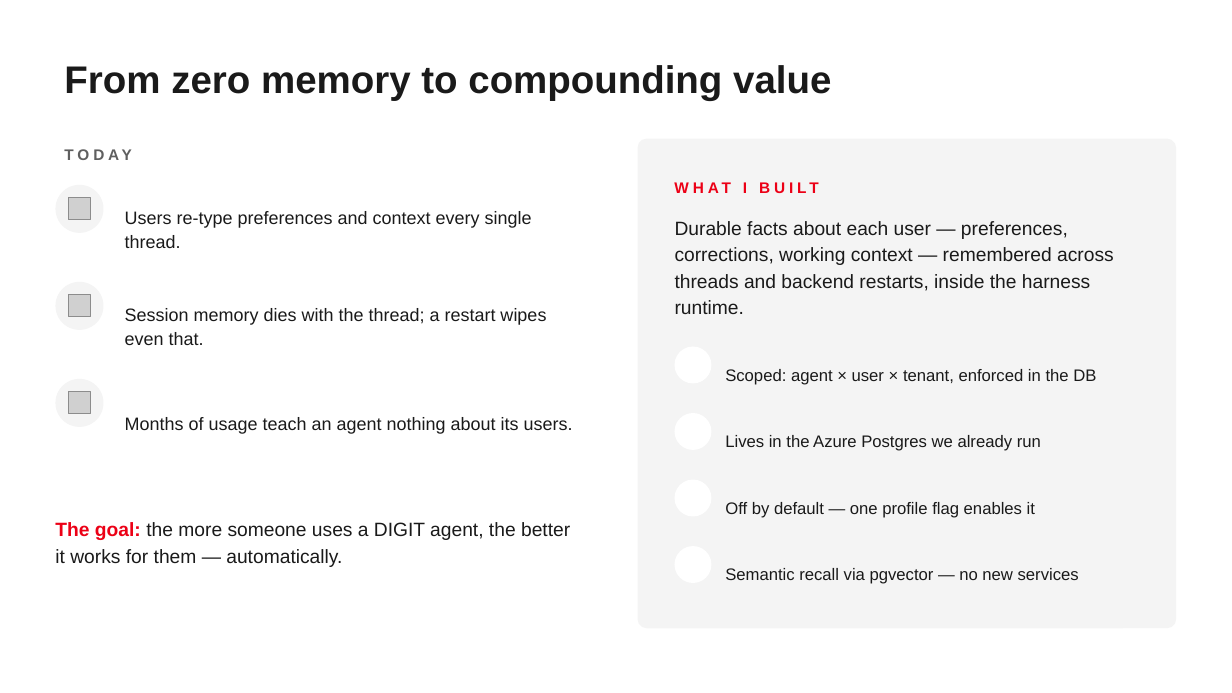
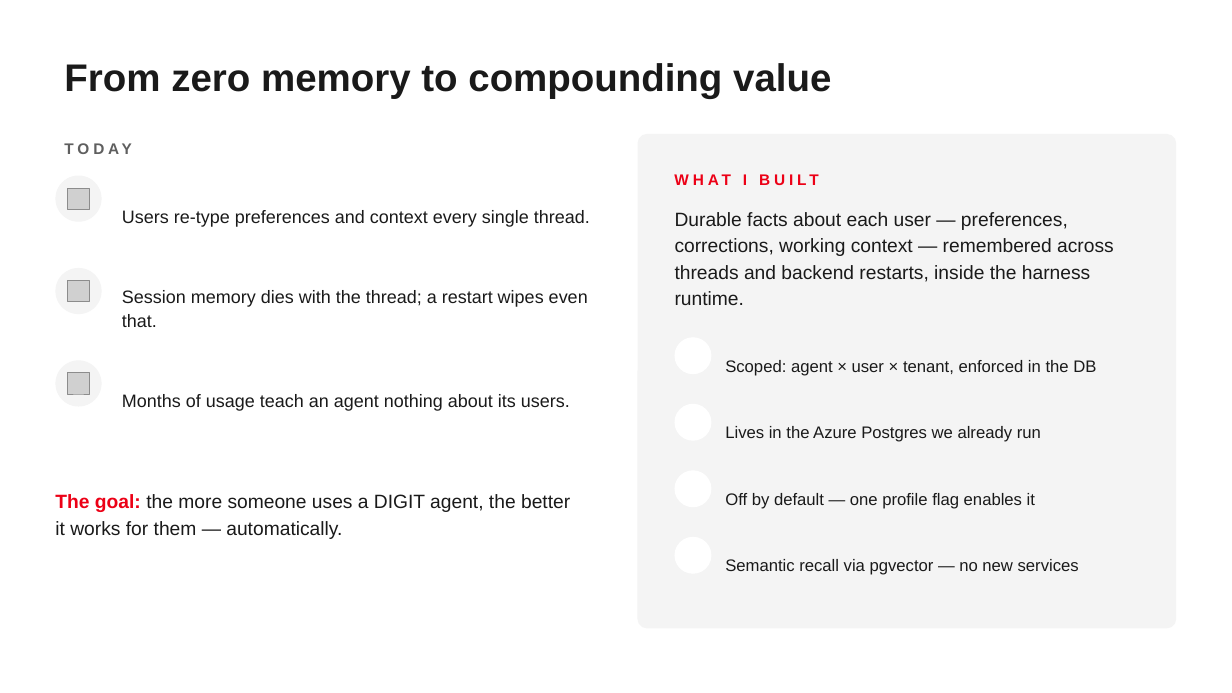
Before and after one commit to ap05-epic/agent-memory-prototype, a slide deck: slide 2 of docs/TEAM_DEMO_SLIDES.pptx. Drawn at 1232x693 pixels with LibreOffice and Linux fonts; fonts in the diff are those of the drawing; grey boxes stand for pictures; background and template pictures are left out. Boxes give left, top, right and bottom in pixels: in the first picture for what was removed or moved away, otherwise in the second. Text is boxed around its words. In the diff, an @@ line names an element or a change of style, - is before the commit and + after.

```diff
--- a/docs/TEAM_DEMO_SLIDES.pptx
+++ b/docs/TEAM_DEMO_SLIDES.pptx
@@ text "TODAY": place and size @@
-text "TODAY" at <box>55,139,333,171</box>
+text "TODAY" at <box>55,134,333,164</box>
@@ rounded rectangle: place and size @@
-rounded rectangle at <box>638,139,1177,628</box>
+rounded rectangle at <box>638,134,1177,628</box>
@@ 5 texts, 1 picture, 1 ellipse: place and size @@
-5 texts, 1 picture, 1 ellipse at <box>55,185,1114,584</box>
+5 texts, 1 picture, 1 ellipse at <box>55,176,1114,575</box>
@@ text "Users re-type preferences and context ..." rewrapped from <box>125,211,532,248</box> to <box>122,210,590,227</box> @@
@@ text "WHAT I BUILT": place and size @@
-text "WHAT I BUILT" at <box>743,180,747,196</box>
+text "WHAT I BUILT" at <box>743,172,747,188</box>
@@ ellipse: place and size @@
-ellipse at <box>55,282,104,330</box>
+ellipse at <box>55,268,102,314</box>
@@ text "Session memory dies with the ..." rewrapped from <box>125,308,546,345</box> to <box>122,290,588,327</box> @@
@@ picture: place and size @@
-picture at <box>68,295,91,317</box>
+picture at <box>67,281,89,302</box>
@@ ellipse: place and size @@
-ellipse at <box>55,379,104,427</box>
+ellipse at <box>55,360,102,407</box>
@@ picture: place and size @@
-picture at <box>68,392,91,414</box>
+picture at <box>67,373,89,395</box>
@@ text "Months of usage teach an ...": place and size @@
-text "Months of usage teach an ..." at <box>125,417,573,434</box>
+text "Months of usage teach an ..." at <box>122,394,570,411</box>
@@ text "The goal: the more someone ...": place and size @@
-text "The goal: the more someone ..." at <box>55,522,570,567</box>
+text "The goal: the more someone ..." at <box>55,494,570,539</box>
```
Also in this commit, not shown: 3 other slides changed, 2 slides added.
